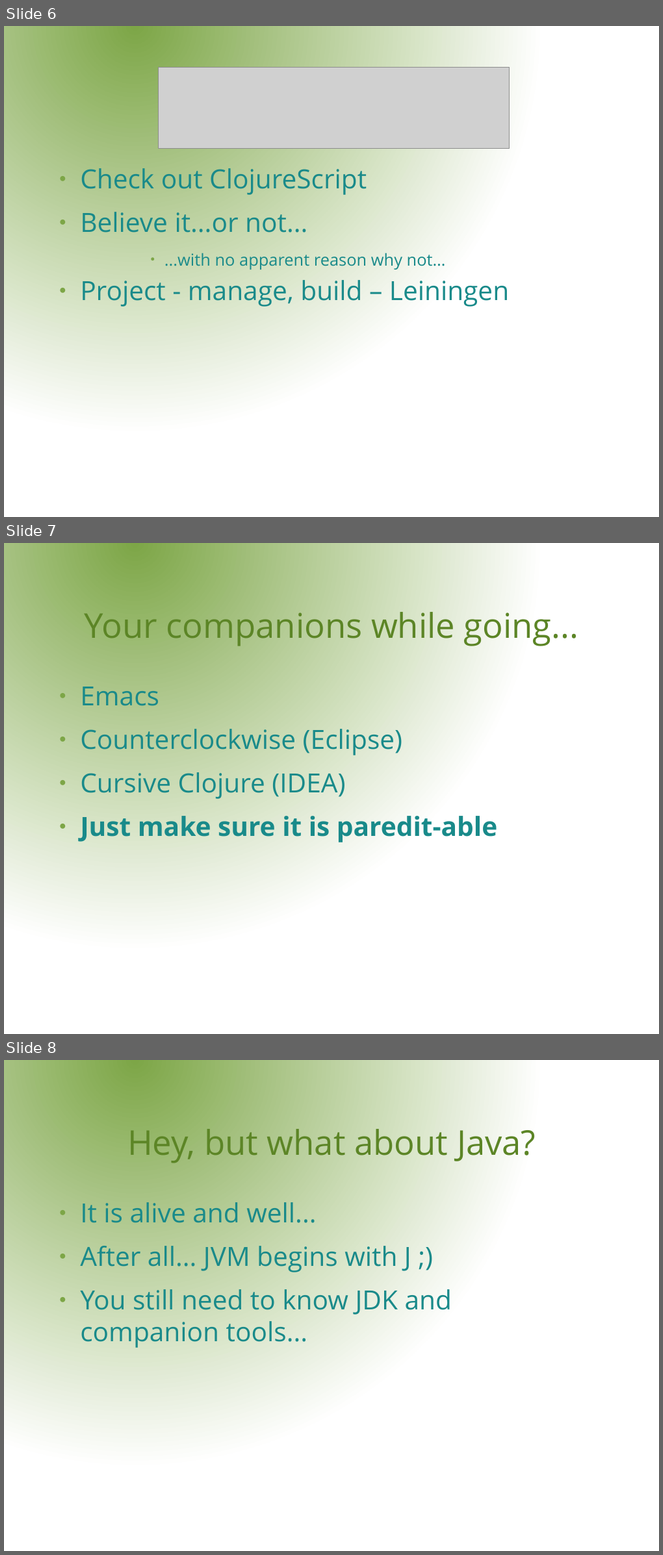
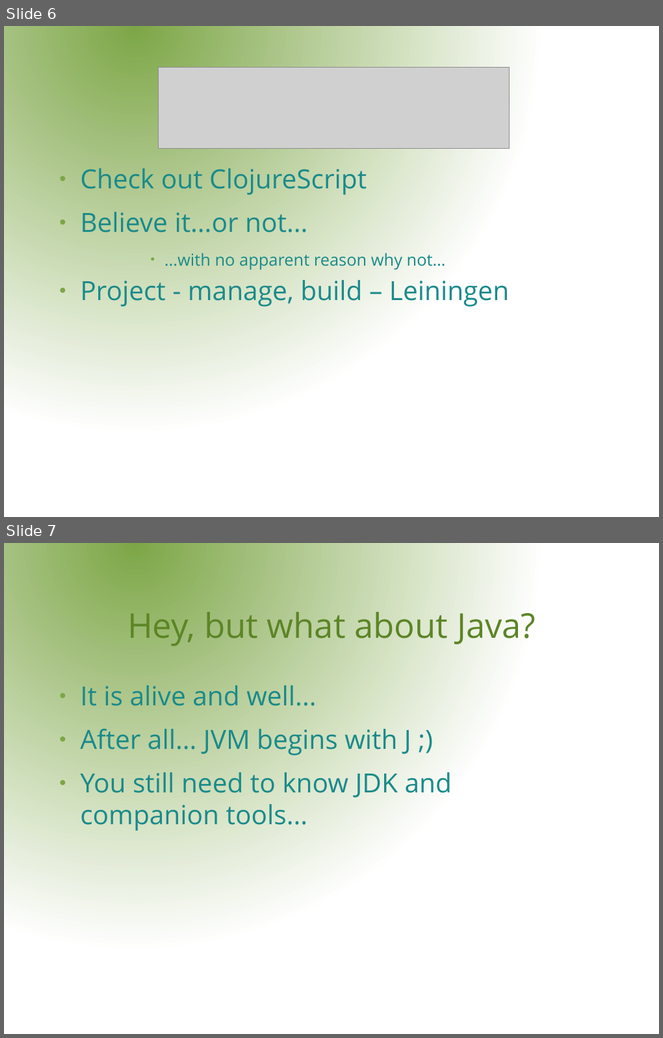
Before and after one commit to rssole/voxxed, a slide deck: resources/presentation/VoxxedDays.odp. Shown one above the other, each under a label of ours: slides 6, 7 and 8 before the commit, slides 6 and 7 after it. The pictures are 663x1555 and 663x1038 pixels, drawn with LibreOffice and Linux fonts; fonts in the diff are those of the drawing; grey boxes stand for pictures; background and template pictures are left out. Boxes give left, top, right and bottom in pixels: in the first picture for what was removed or moved away, otherwise in the second. Text is boxed around its words. In the diff, an @@ line names an element or a change of style, - is before the commit and + after.

```diff
--- a/resources/presentation/VoxxedDays.odp
+++ b/resources/presentation/VoxxedDays.odp
@@ slide 7 removed at bbox=[4, 543, 659, 1034], background gradient #7DA647 to #FFFFFF @@
@@ title removed at bbox=[85, 607, 579, 648] @@
-Your companions while going...
@@ text removed at bbox=[80, 687, 497, 843] @@
-● Emacs
-● Counterclockwise (Eclipse)
-● Cursive Clojure (IDEA)
-● Just make sure it is paredit-able
@@ what was slide 8 is now slide 7 @@
```
Also in this commit, not shown: 4 other files.
